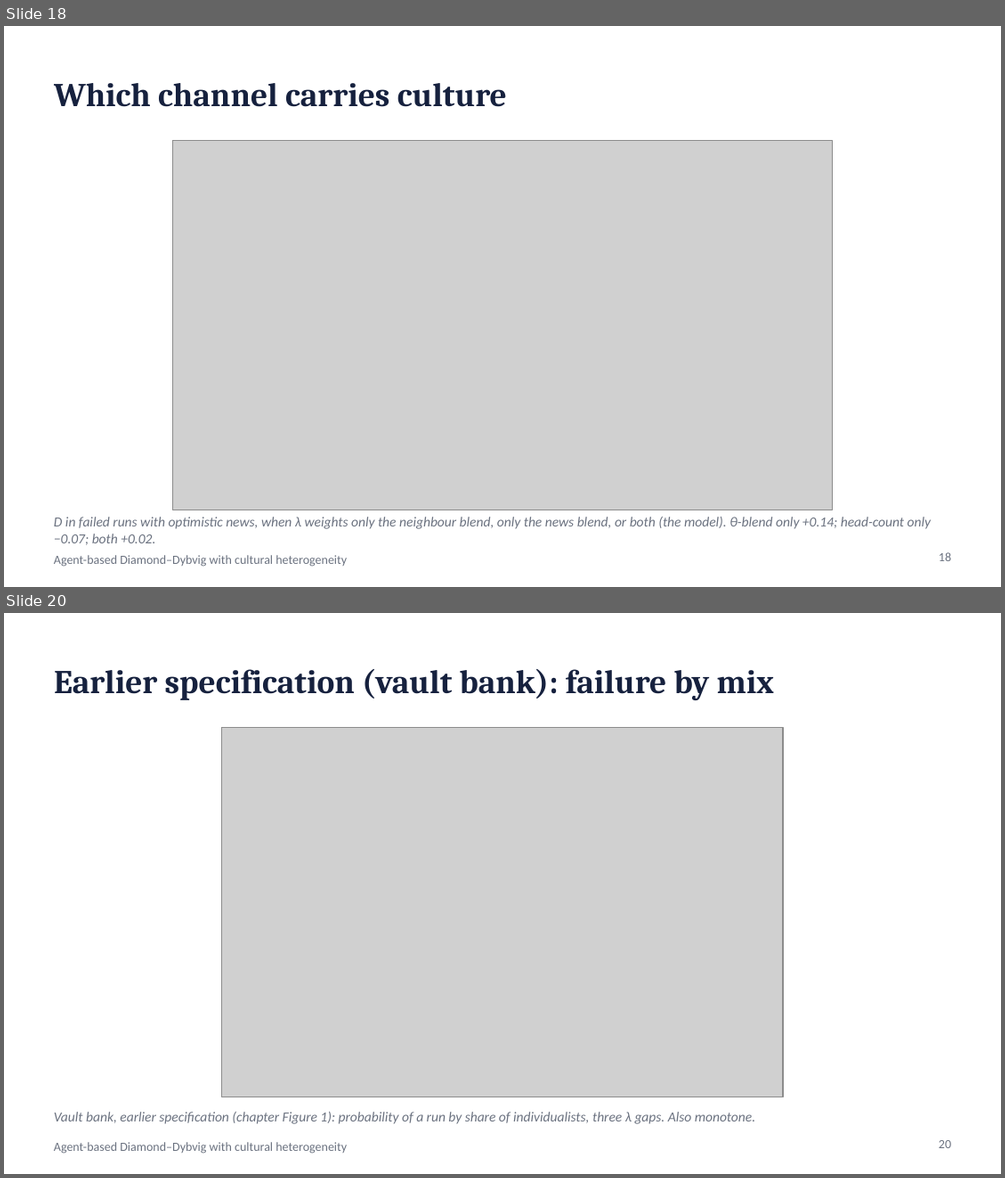
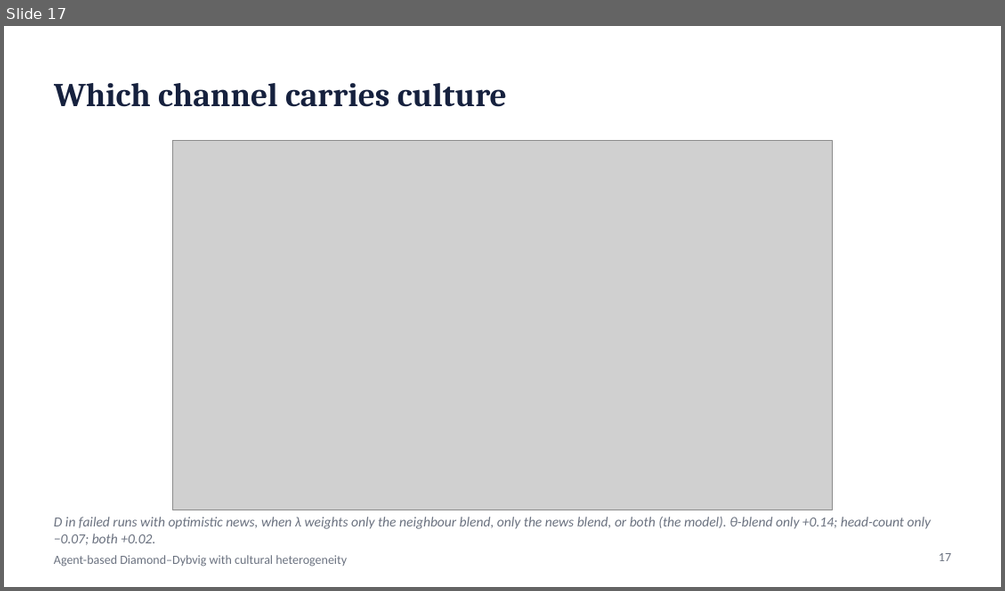
Before and after one commit to wlstover/BankRuns5, a slide deck: docs/deck_2026-10-26_seminar.pptx. Shown one above the other, each under a label of ours: slides 18 and 20 before the commit, slide 17 after it; the slides between them are not shown. The pictures are 1005x1178 and 1005x591 pixels, drawn with LibreOffice and Linux fonts; fonts in the diff are those of the drawing; grey boxes stand for pictures. Boxes give left, top, right and bottom in pixels: in the first picture for what was removed or moved away, otherwise in the second. Text is boxed around its words. In the diff, an @@ line names an element or a change of style, - is before the commit and + after.

```diff
--- a/docs/deck_2026-10-26_seminar.pptx
+++ b/docs/deck_2026-10-26_seminar.pptx
@@ slide 20 removed at <box>4,613,1001,1174</box>, background #FFFFFF; not listed: 1 template element that a slide beside it also shows @@
@@ title removed at <box>54,669,774,700</box> @@
-Earlier specification (vault bank): failure by mix
@@ picture removed at <box>222,728,784,1096</box> @@
@@ text removed at <box>54,1111,755,1124</box> @@
-Vault bank, earlier specification (chapter Figure 1): probability of a run by share of individualists, three λ gaps. Also monotone.
@@ page number removed at <box>938,1140,951,1148</box> @@
-20
@@ what was slide 18 is now slide 17 @@
@@ page number at <box>938,553,951,561</box>: text changed @@
-18
+17
```
Also in this commit, not shown: 1 slide changed, 2 other slides removed, 2 other files.
